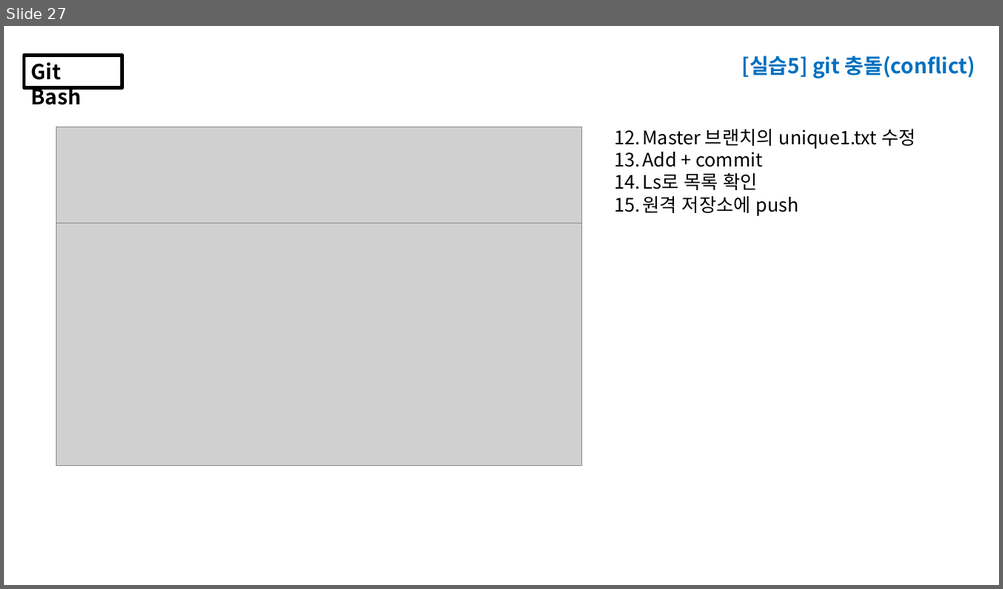
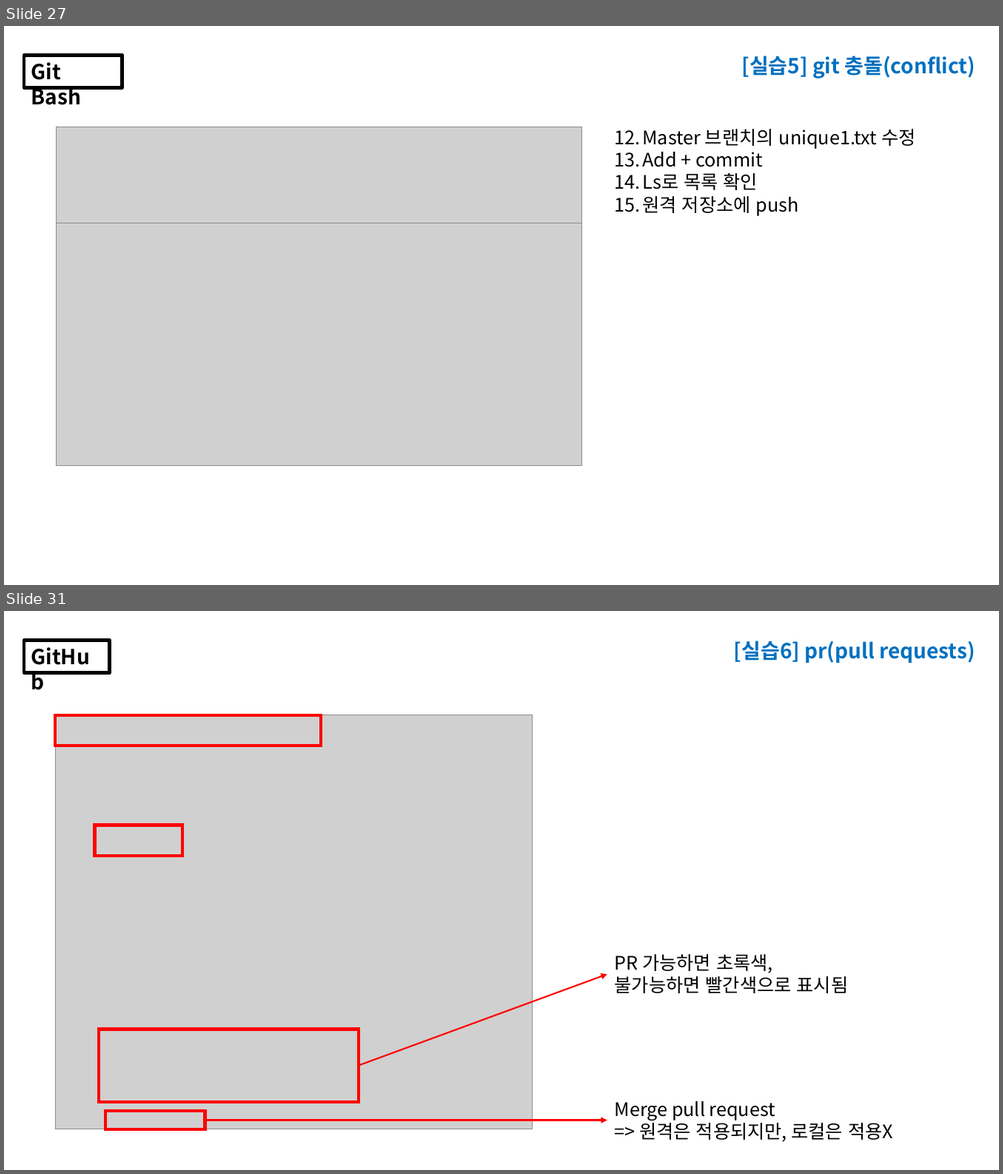
Before and after one commit to heyJSH/Study_lecture-note, a slide deck: 24.01.17_lecture note.pptx. Shown one above the other, each under a label of ours: slide 27 before the commit, slides 27 and 31 after it; the slides between them are not shown. The pictures are 1003x589 and 1003x1174 pixels, drawn with LibreOffice and Linux fonts; fonts in the diff are those of the drawing; grey boxes stand for pictures. Boxes give left, top, right and bottom in pixels: in the first picture for what was removed or moved away, otherwise in the second. Text is boxed around its words. In the diff, an @@ line names an element or a change of style, - is before the commit and + after.

Commit message:
Branch, Merge, PR

```diff
--- a/24.01.17_lecture note.pptx
+++ b/24.01.17_lecture note.pptx
@@ slide 31 added at <box>4,611,999,1170</box>, background #FFFFFF @@
@@ rectangle added at <box>24,640,110,673</box>, outline #000000 3 pt, 20 pt, text #000000, bold @@
+GitHub
@@ text added at <box>734,641,975,663</box>, 20 pt, text #0070C0, bold @@
+[실습6] pr(pull requests)
@@ picture added at <box>56,715,533,1130</box> @@
@@ rectangle added at <box>56,715,321,746</box>, outline #FF0000 3 pt @@
@@ rectangle added at <box>94,825,182,856</box>, outline #FF0000 3 pt @@
@@ text added at <box>614,954,848,994</box>, 18 pt, text #000000 @@
+PR 가능하면 초록색,
+불가능하면 빨간색으로 표시됨
@@ arrow added from (358, 1066) to (607, 974), #FF0000 1.5 pt @@
@@ rectangle added at <box>99,1030,358,1102</box>, outline #FF0000 3 pt @@
@@ rectangle added at <box>105,1112,205,1130</box>, outline #FF0000 3 pt @@
@@ arrow added from (205, 1121) to (607, 1121), #FF0000 1.5 pt @@
@@ text added at <box>614,1102,893,1142</box>, 18 pt, text #000000 @@
+Merge pull request
+=> 원격은 적용되지만, 로컬은 적용X
```
Also in this commit, not shown: 5 other slides added.
